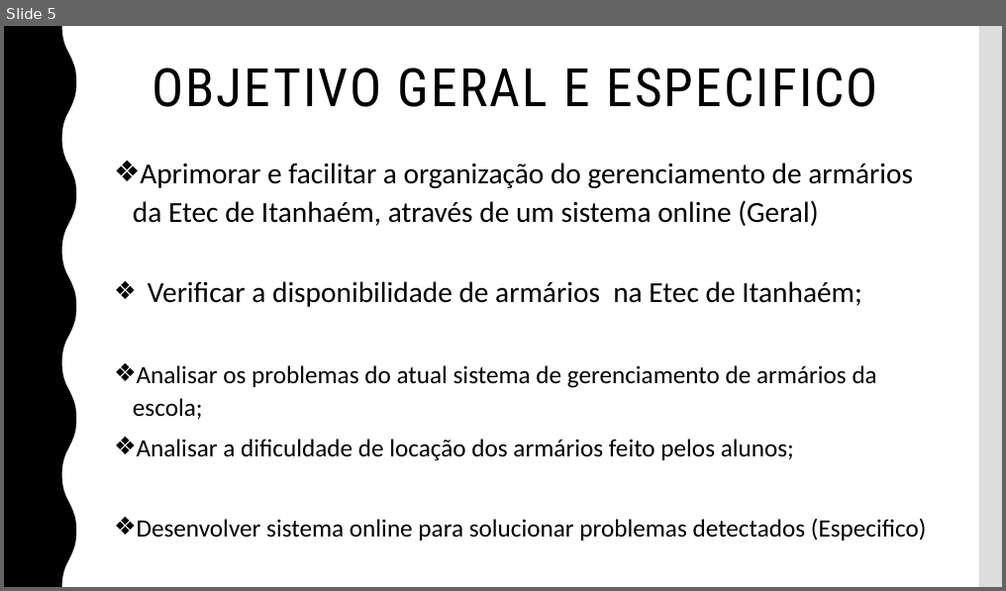
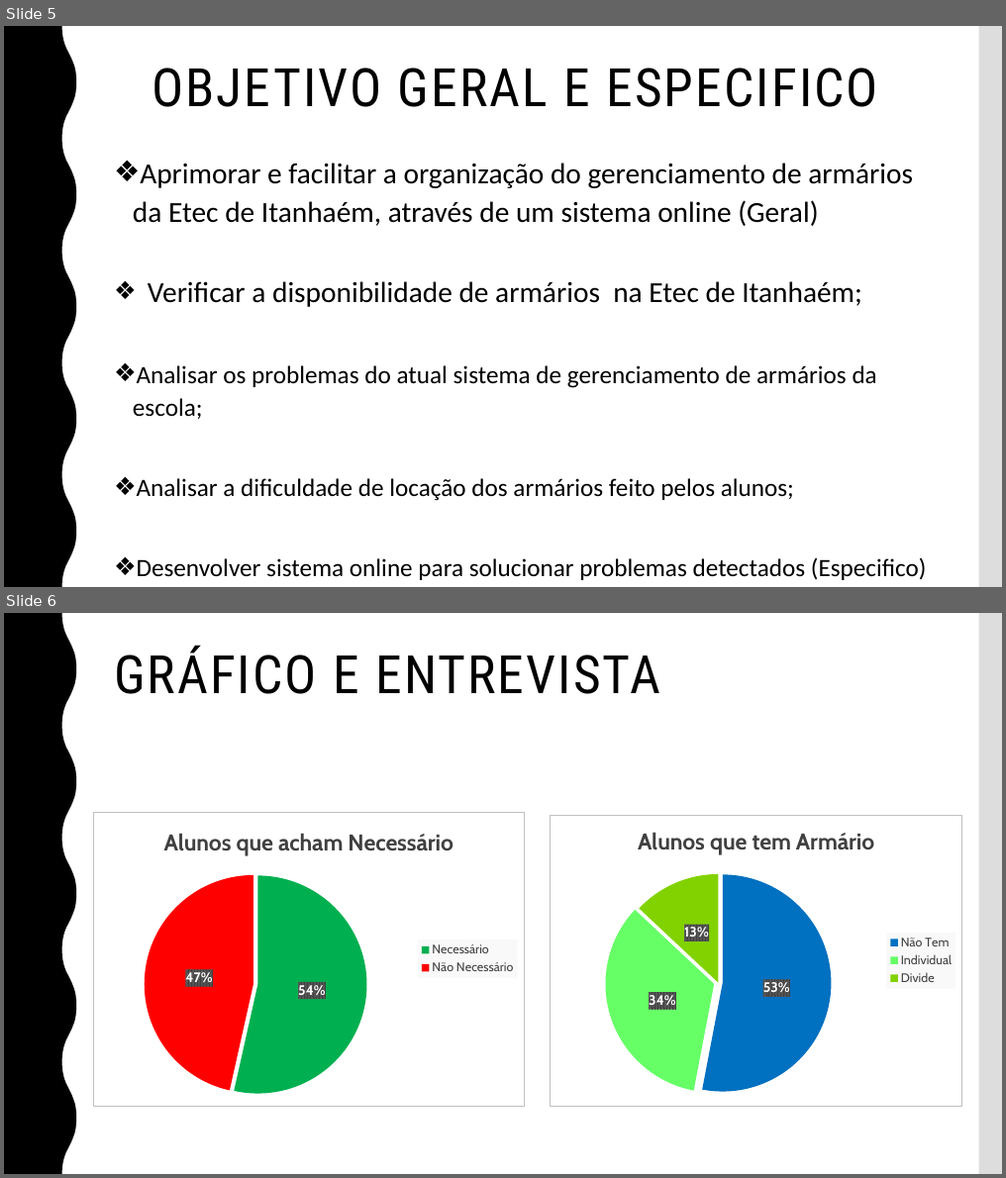
Before and after one commit to lucasdeaquino/TCC-armarios, a slide deck: Ricardo/2 Previaesse.pptx. Shown one above the other, each under a label of ours: slide 5 before the commit, slides 5 and 6 after it. The pictures are 1006x591 and 1006x1178 pixels, drawn with LibreOffice and Linux fonts; fonts in the diff are those of the drawing; background and template pictures are left out. Boxes give left, top, right and bottom in pixels: in the first picture for what was removed or moved away, otherwise in the second. Text is boxed around its words. In the diff, an @@ line names an element or a change of style, - is before the commit and + after.

```diff
--- a/Ricardo/2 Previaesse.pptx
+++ b/Ricardo/2 Previaesse.pptx
@@ slide 6 added at bbox=[4, 613, 1002, 1174], background picture (left out); not listed: 2 template elements that a slide beside it also shows @@
@@ title added at bbox=[114, 646, 660, 694], 51 pt, text #000000 @@
+GRÁFICO E ENTREVISTA
@@ pie chart added at bbox=[93, 812, 525, 1106] @@
+title "Alunos que acham Necessário "
+categories: Necessário, Não Necessário
+Series 1: 54, 46
@@ pie chart added at bbox=[549, 815, 962, 1106] @@
+title "Alunos que tem Armário "
+categories: Não Tem, Individual, Divide
+Series 1: 53, 34, 13, -
@@ slide 5 changed as well @@
@@ text "Aprimorar e facilitar a organização ..." rewrapped from bbox=[133, 163, 927, 541] to bbox=[133, 163, 927, 580] @@
```
Also in this commit, not shown: 8 other slides changed, 5 other slides added, 3 slides removed, 2 other files.
